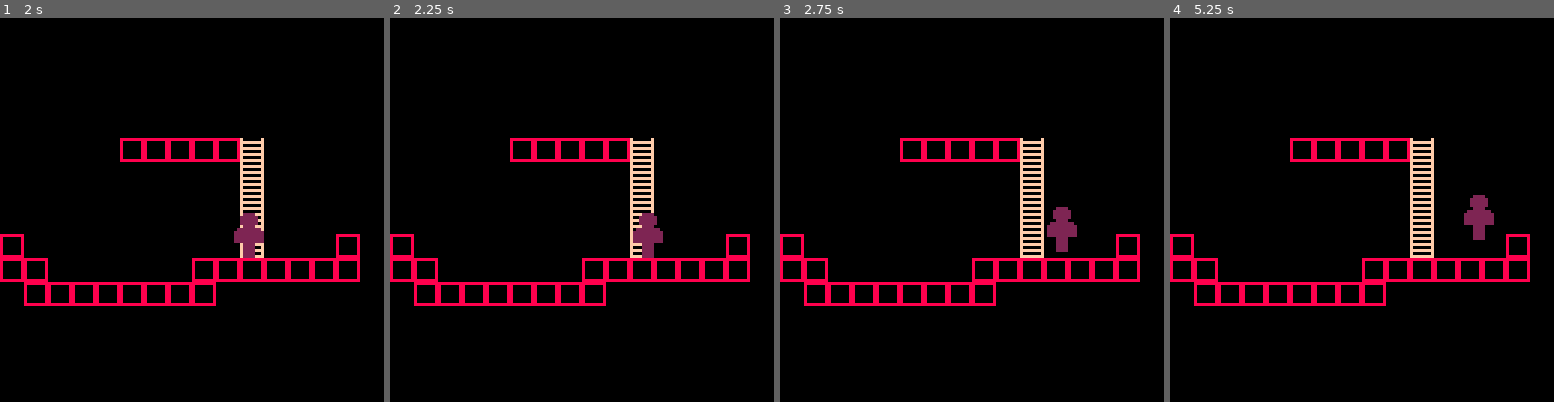
Above: before the commit, frames 1-4 (left to right).
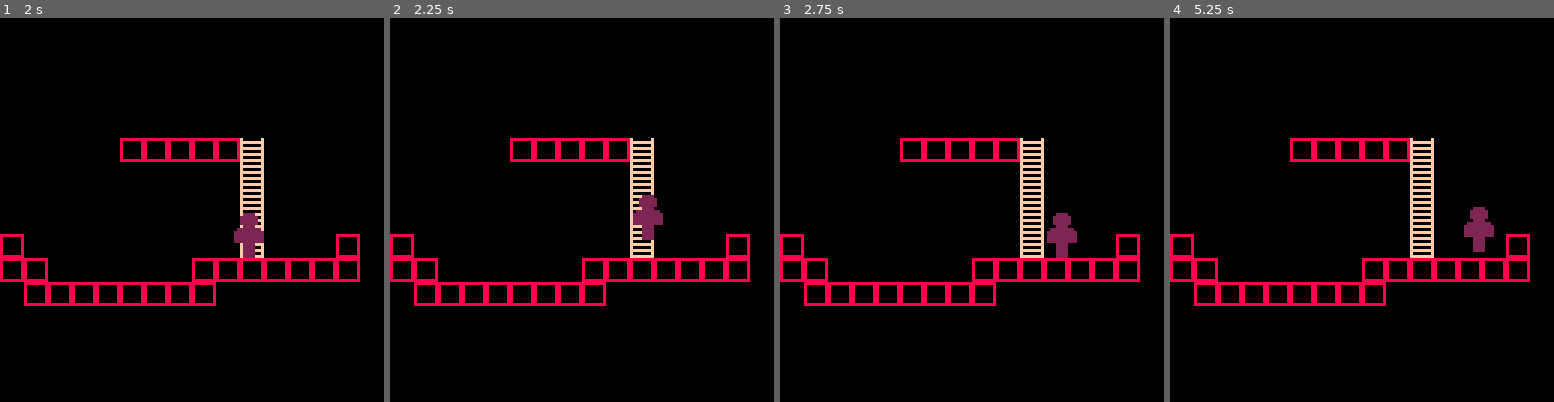
Above: after the commit, the same moments.

Repository: keatontate/gmtk-jam-2025
Game: PICO-8 cartridge src/loop-game.p8
The game is run twice, just before and just after one commit, with the same random seed, the same clock (stepped at 60 frames per second) and the same inputs.
Inputs:
- Up to frame 1 (2 s): hold Right from 1.6 s (still down)
- Up to frame 2 (2.25 s): release Right at 2.1 s; hold Up from 2.15 s (still down)
- Up to frame 3 (2.75 s): release Up at 2.42 s; hold Right from 2.47 s (still down)
- Up to frame 4 (5.25 s): release Right at 3.03 s; hold Left 3.08-3.58 s; hold Right 4.02-4.68 s; hold Up 4.73-5.03 s; hold Left from 5.08 s (still down)

Frame 1 is identical in both runs. In frame 2, 0.6% of the frame differs, in the area x 63-72%, y 46-63%; in frame 3, 0.3%; in frame 4, 0.5%.

Commit message:
Gave player a width and a height to aid with collission management

Diff:
--- a/src/character.lua
+++ b/src/character.lua
@@ -3,7 +3,9 @@
   y=63,
   spd=1,
   velo = 0,
-  grounded = false
+  grounded = false,
+  width = 16,
+  height = 32
 }
 
 gravity = 0.3
@@ -20,6 +22,10 @@
 end
 
 function update_pl()
+
+  -- check collissions
+
+
   if (btn(0)) pl.x -= pl.spd
   if (btn(1)) pl.x += pl.spd
 
@@ -38,8 +44,8 @@
   local new_y = pl.y + pl.velo
 
   -- check if floor is solid
-  if is_solid(pl.x + 8, new_y + 15) then
-    pl.y = flr((new_y + 15) / 8) * 8 - 16
+  if is_solid(pl.x + pl.width/2, new_y + pl.height/2) then
+    pl.y = flr((new_y + pl.height/2) / 8) * 8 - 16
     pl.velo = 0
     pl.grounded = true
   else
